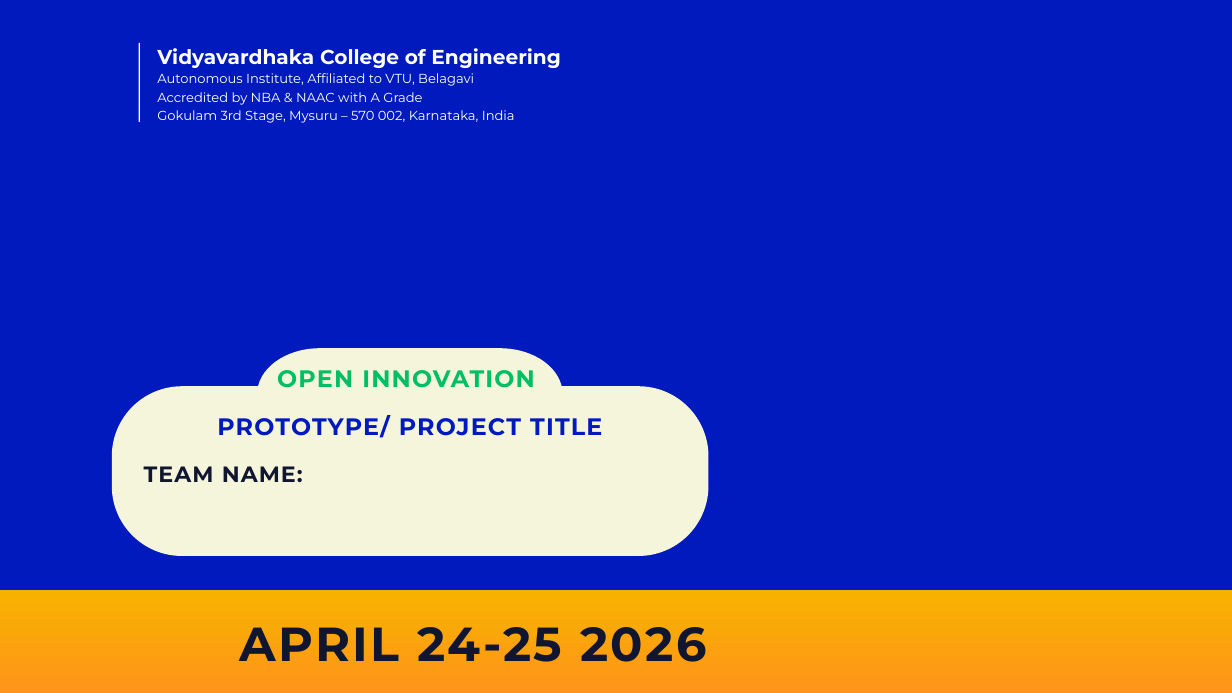
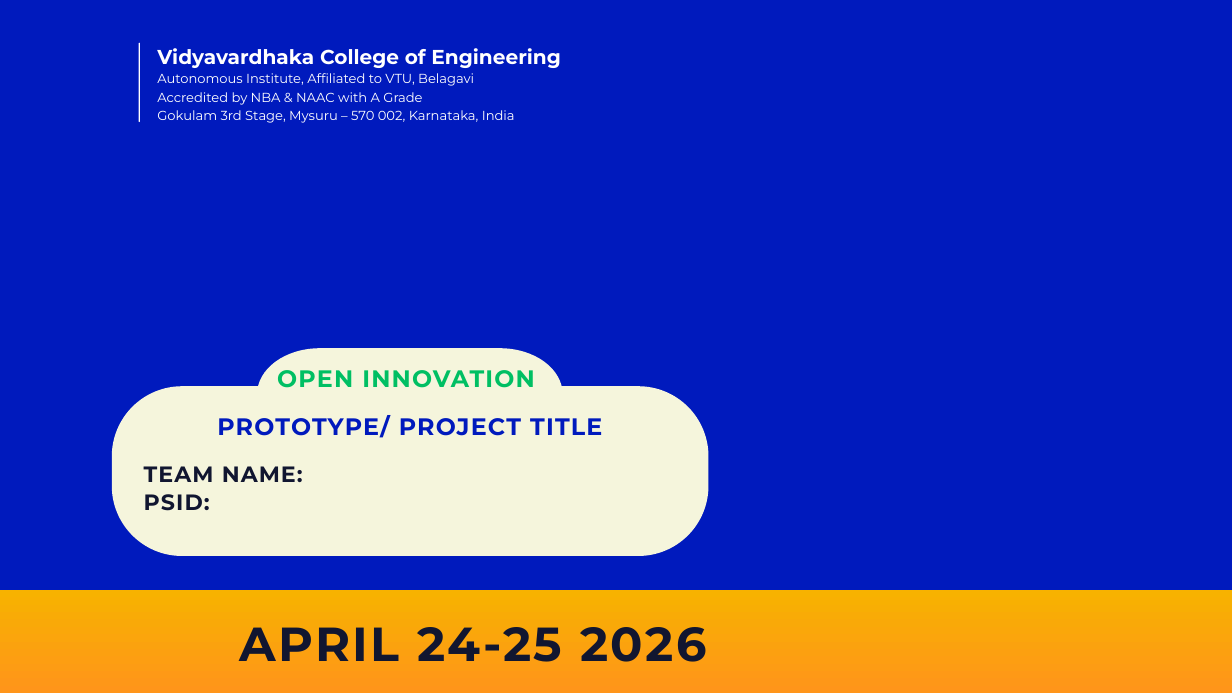
Before and after one commit to dhanushscience/SYMBIOT-2026-WEB, a slide deck: slide 2 of frontend/public/PPT_template/SYMBIOT_2026_OPEN_PPT.pptx. Drawn at 1232x693 pixels with LibreOffice and Linux fonts; fonts in the diff are those of the drawing; background and template pictures are left out. Boxes give left, top, right and bottom in pixels: in the first picture for what was removed or moved away, otherwise in the second. Text is boxed around its words. In the diff, an @@ line names an element or a change of style, - is before the commit and + after.

```diff
--- a/frontend/public/PPT_template/SYMBIOT_2026_OPEN_PPT.pptx
+++ b/frontend/public/PPT_template/SYMBIOT_2026_OPEN_PPT.pptx
@@ text at <box>144,494,210,511</box>: paragraph added @@
+PSID:
```
Also in this commit, not shown: 1 other file.
